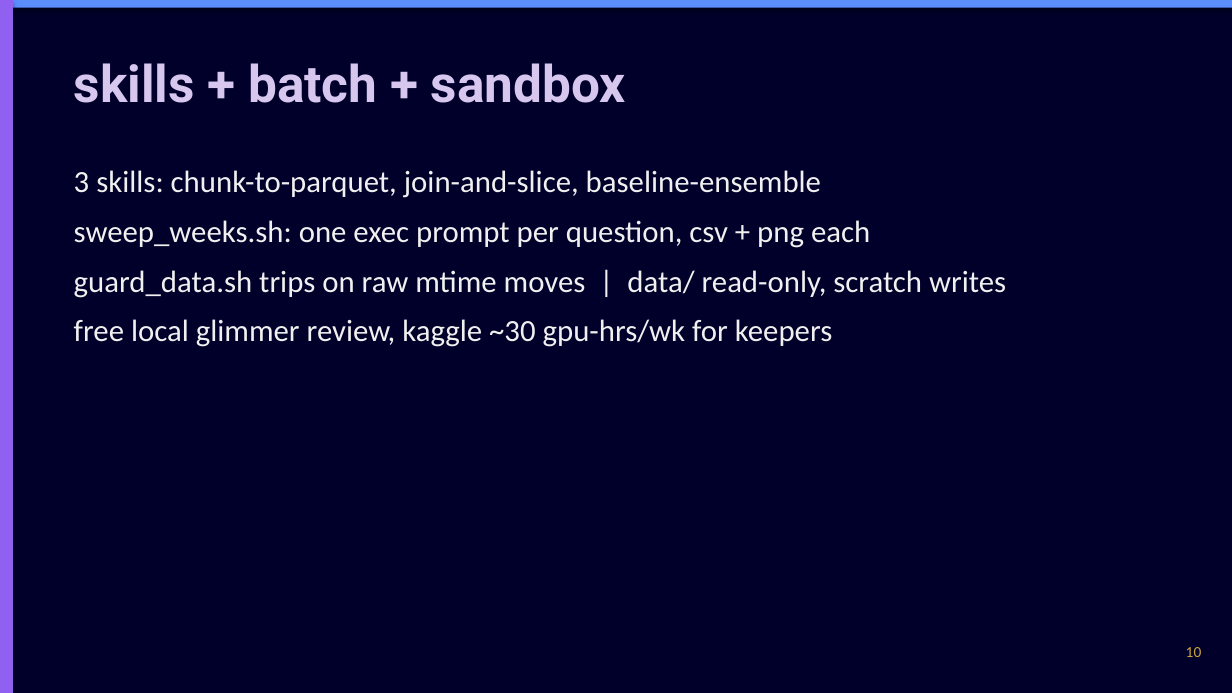
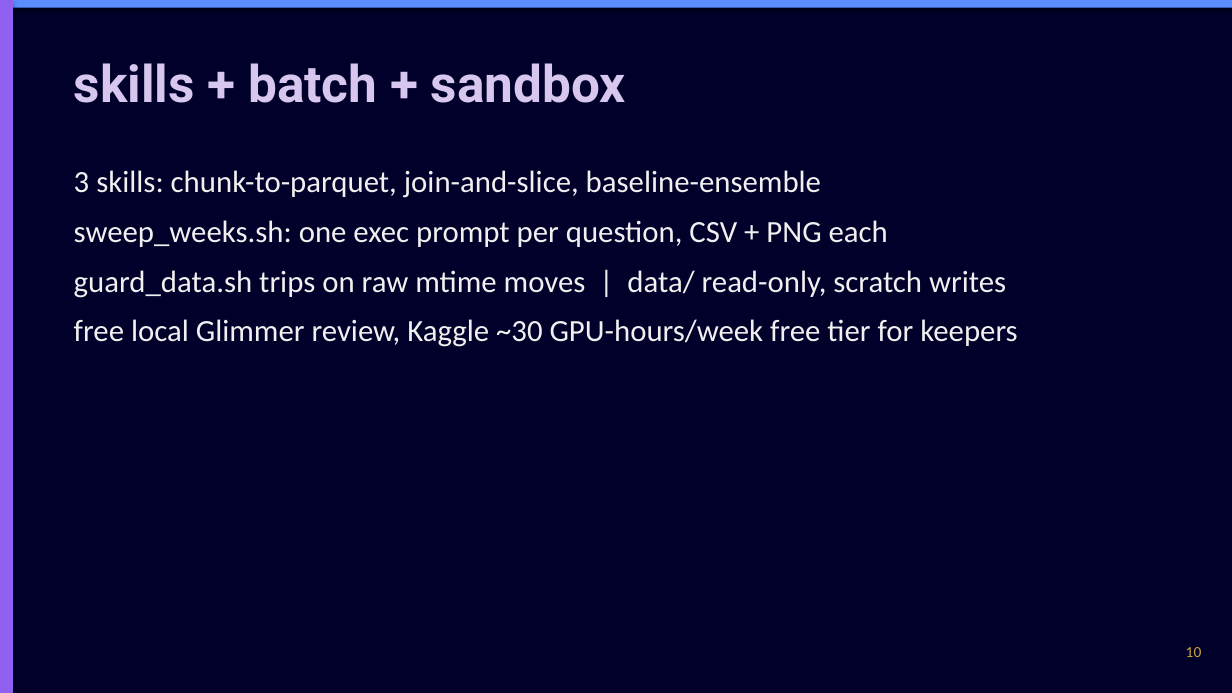
Before and after one commit to chasko-labs/nfl-big-data-bowl-2027, a slide deck: slide 10 of deck/unified.pptx. Drawn at 1232x693 pixels with LibreOffice and Linux fonts; fonts in the diff are those of the drawing. Boxes give left, top, right and bottom in pixels: in the first picture for what was removed or moved away, otherwise in the second. Text is boxed around its words. In the diff, an @@ line names an element or a change of style, - is before the commit and + after.

```diff
--- a/deck/unified.pptx
+++ b/deck/unified.pptx
@@ text at bbox=[74, 220, 888, 247]: text changed @@
-sweep_weeks.sh: one exec prompt per question, csv + png each
+sweep_weeks.sh: one exec prompt per question, CSV + PNG each
@@ text at bbox=[74, 319, 1017, 347]: text changed @@
-free local glimmer review, kaggle ~30 gpu-hrs/wk for keepers
+free local Glimmer review, Kaggle ~30 GPU-hours/week free tier for keepers
```
Also in this commit, not shown: 14 other slides changed.
